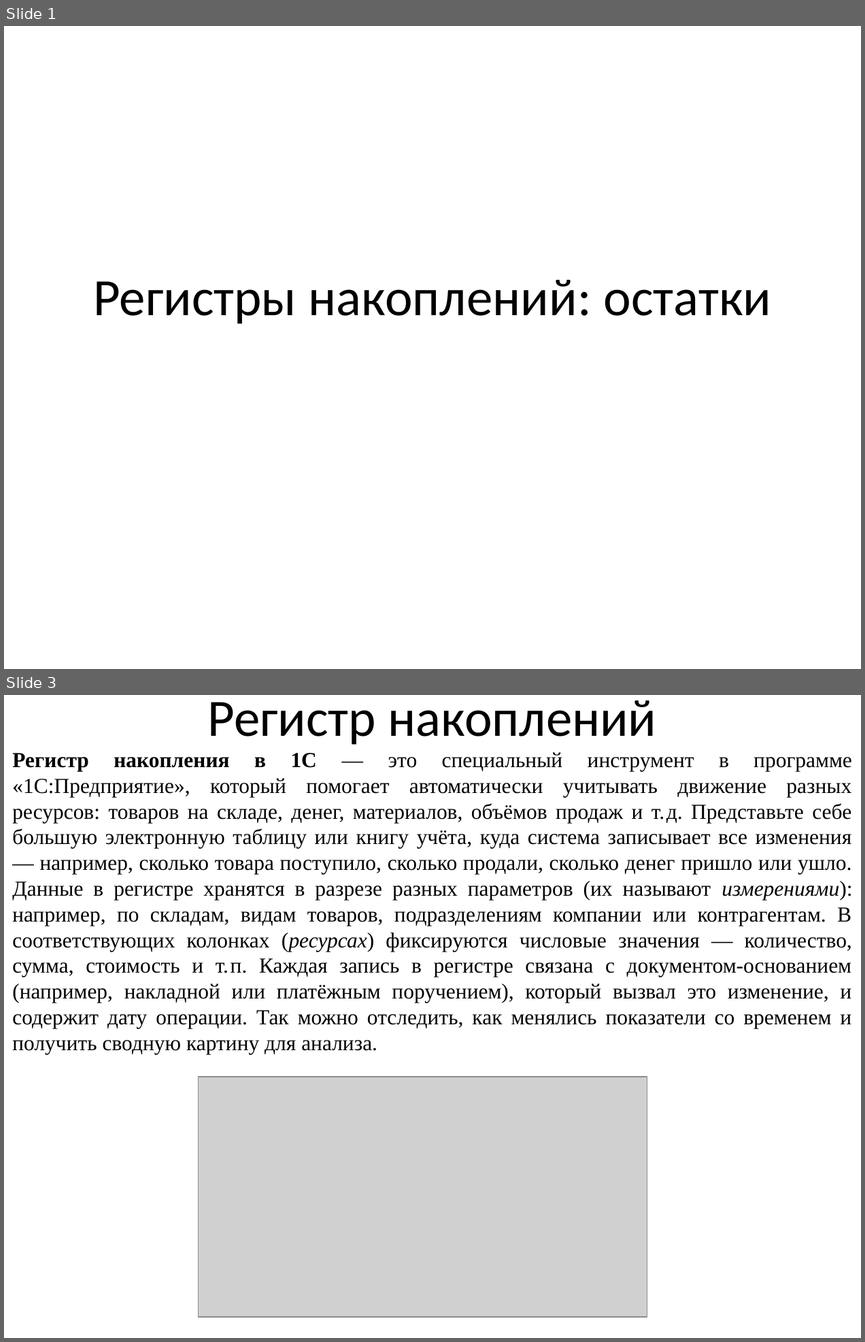
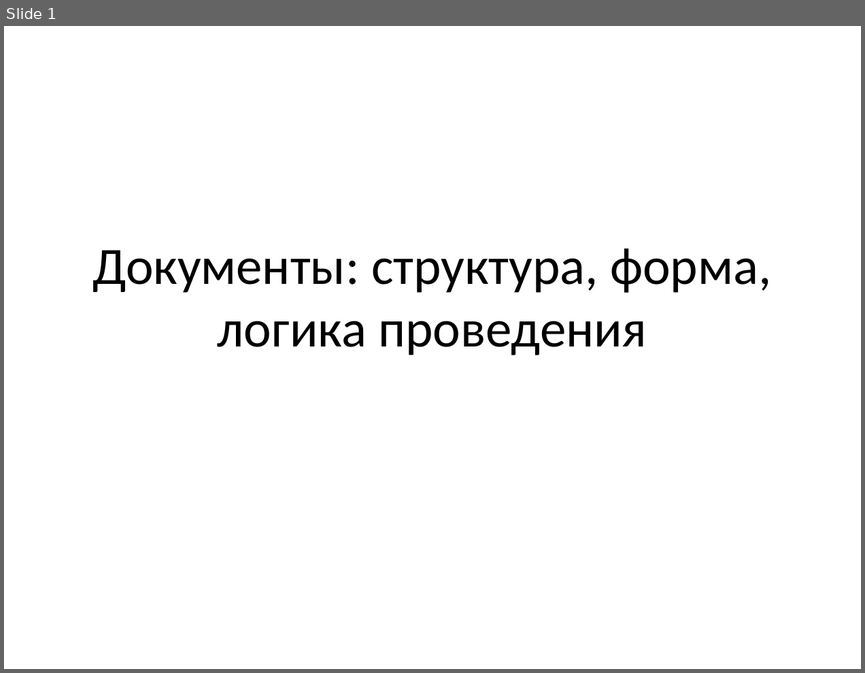
Before and after one commit to mbdatateach/site, a slide deck: 4ис/практика 4.pptx. Shown one above the other, each under a label of ours: slides 1 and 3 before the commit, slide 1 after it; the slides between them are not shown. The pictures are 865x1342 and 865x673 pixels, drawn with LibreOffice and Linux fonts; fonts in the diff are those of the drawing; grey boxes stand for pictures. Boxes give left, top, right and bottom in pixels: in the first picture for what was removed or moved away, otherwise in the second. Text is boxed around its words. In the diff, an @@ line names an element or a change of style, - is before the commit and + after.

```diff
--- a/4ис/практика 4.pptx
+++ b/4ис/практика 4.pptx
@@ slide 3 removed at (4,695,861,1338), background #FFFFFF @@
@@ title removed at (207,700,657,745) @@
-Регистр накоплений
@@ text removed at (12,752,852,1054) @@
-Регистр накопления в 1С — это специальный инструмент в программе «1С:Предприятие», который помогает автоматически учитывать движение разных ресурсов: товаров на складе, денег, материалов, объёмов продаж и т. д. Представьте себе большую электронную таблицу или книгу учёта, куда система записывает все изменения — например, сколько товара поступило, сколько продали, сколько денег пришло или ушло. Данные в регистре хранятся в разрезе разных параметров (их называют измерениями): например, по складам, видам товаров, подразделениям компании или контрагентам. В соответствующих колонках (ресурсах) фиксируются числовые значения — количество, сумма, стоимость и т. п. Каждая запись в регистре связана с документом‑основанием (например, накладной или платёжным поручением), который вызвал это изменение, и содержит дату операции. Так можно отследить, как менялись показатели со временем и получить сводную картину для анализа.
@@ picture removed at (198,1076,647,1317) @@
@@ slide 1 changed as well @@
@@ title at (92,248,771,355): text changed @@
-Регистры накоплений: остатки
+Документы: структура, форма, логика проведения
```
Also in this commit, not shown: 6 slides added, 5 other slides removed, 30 other files.
